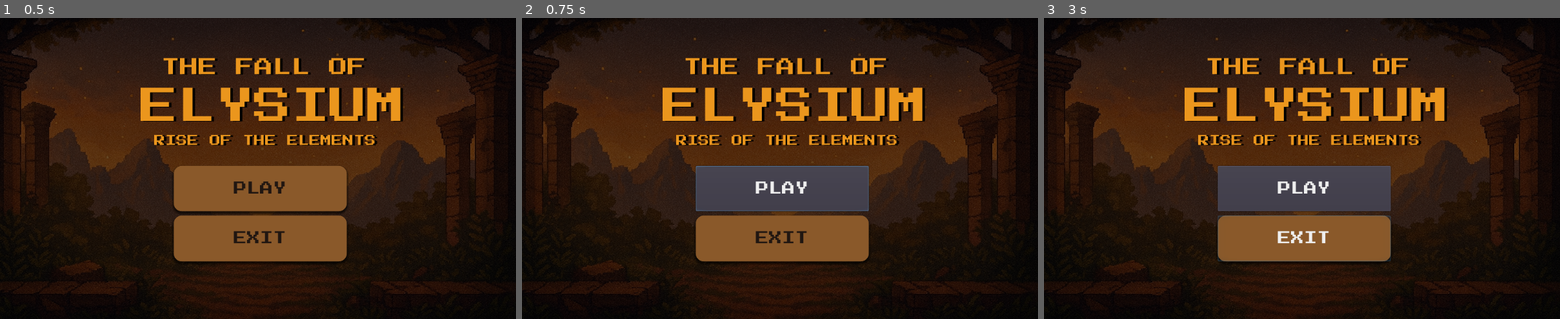
Above: before the commit, frames 1-3 (left to right).
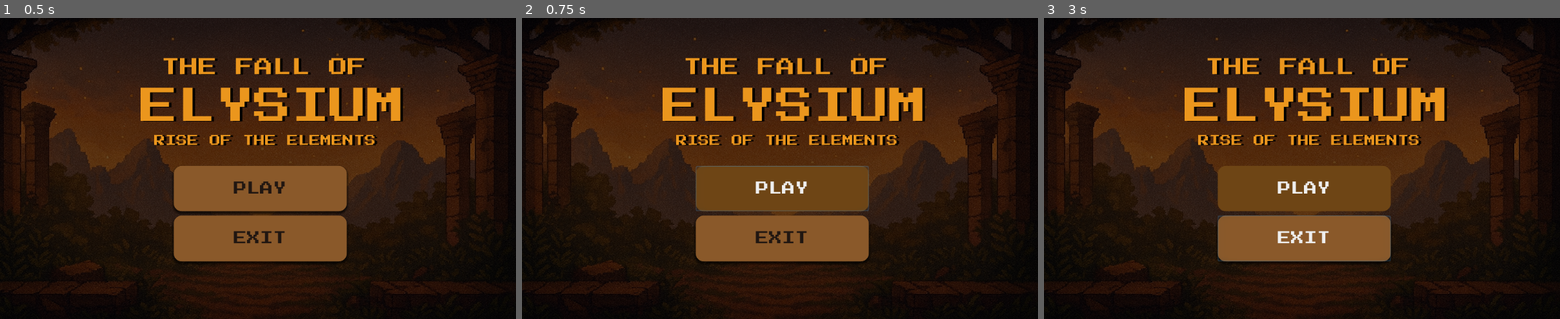
Above: after the commit, the same moments.

Repository: annaportugall/Jogo_tcc
Game: Godot game, scene res://scenes/main_menu.tscn
The game is run twice, just before and just after one commit, with the same random seed, the same clock (stepped at 60 frames per second) and the same inputs.
Inputs:
- Up to frame 1 (0.5 s): no input
- Up to frame 2 (0.75 s): click "PLAY" at 0.5 s
- Up to frame 3 (3 s): click "PLAY" at 1.25 s; tap Enter at 2 s; hold Right (right) 2.03-2.78 s; tap S (p2_down) at 2.1 s; tap Space at 2.75 s; hold Down (down) from 2.78 s (still down); tap A (p2_left) at 2.85 s

Frame 1 is identical in both runs. In frame 2, 4.9% of the frame differs, in the area x 33-68%, y 48-65%; in frame 3, 4.9%.

Commit message:
meu deus tenha misericordia

Diff:
--- a/Projeto_final/Projwto final/jogo/scenes/main_menu.tscn
+++ b/Projeto_final/Projwto final/jogo/scenes/main_menu.tscn
@@ -25,6 +25,16 @@
 size = 26
 font_data = ExtResource( 2 )
 
+[sub_resource type="StyleBoxFlat" id=8]
+bg_color = Color( 0.435294, 0.27451, 0.0862745, 1 )
+corner_radius_top_left = 16
+corner_radius_top_right = 16
+corner_radius_bottom_right = 16
+corner_radius_bottom_left = 16
+
+[sub_resource type="StyleBoxFlat" id=7]
+bg_color = Color( 0.435294, 0.27451, 0.0862745, 1 )
+
 [sub_resource type="StyleBoxFlat" id=6]
 bg_color = Color( 0.545098, 0.352941, 0.168627, 1 )
 corner_radius_top_left = 16
@@ -33,6 +43,20 @@
 corner_radius_bottom_left = 16
 shadow_size = 5
 shadow_offset = Vector2( 0, 3.41 )
+
+[sub_resource type="StyleBoxFlat" id=9]
+bg_color = Color( 0.435294, 0.27451, 0.0862745, 1 )
+corner_radius_top_left = 16
+corner_radius_top_right = 16
+corner_radius_bottom_right = 16
+corner_radius_bottom_left = 16
+
+[sub_resource type="StyleBoxFlat" id=10]
+bg_color = Color( 0.435294, 0.27451, 0.0862745, 1 )
+corner_radius_top_left = 16
+corner_radius_top_right = 16
+corner_radius_bottom_right = 16
+corner_radius_bottom_left = 16
 
 [node name="Control" type="Control"]
 anchor_right = 1.0
@@ -110,6 +134,8 @@
 size_flags_vertical = 3
 custom_colors/font_color = Color( 0.129412, 0.0901961, 0.0705882, 1 )
 custom_fonts/font = SubResource( 5 )
+custom_styles/hover = SubResource( 8 )
+custom_styles/pressed = SubResource( 7 )
 custom_styles/normal = SubResource( 6 )
 text = "PLAY"
 
@@ -120,6 +146,8 @@
 size_flags_vertical = 3
 custom_colors/font_color = Color( 0.129412, 0.0901961, 0.0705882, 1 )
 custom_fonts/font = SubResource( 5 )
+custom_styles/hover = SubResource( 9 )
+custom_styles/pressed = SubResource( 10 )
 custom_styles/normal = SubResource( 6 )
 text = "EXIT"
 
Not shown: 1 places in Projeto_final/Projwto final/jogo/scenes/main_menu.tscn that only renumber resources
